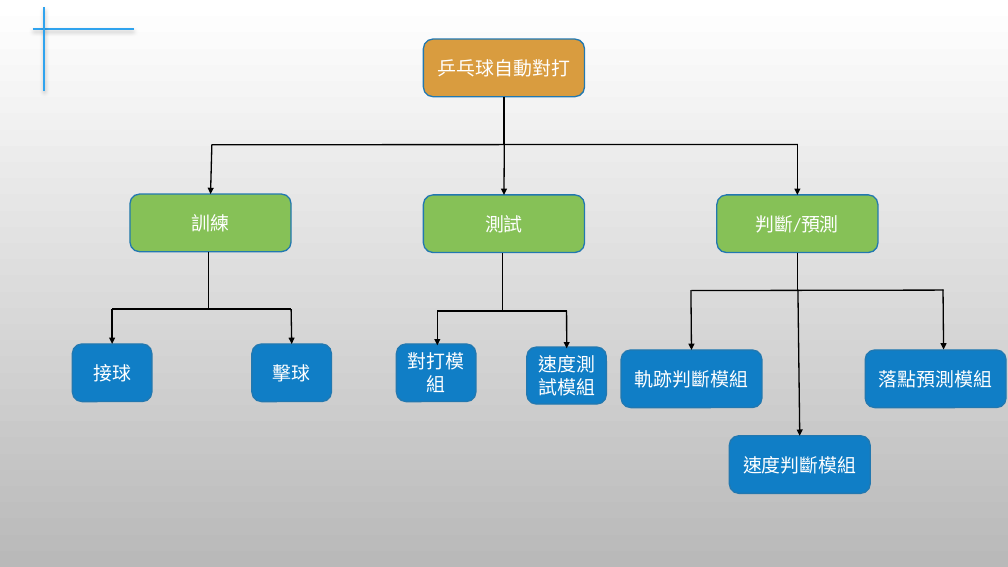
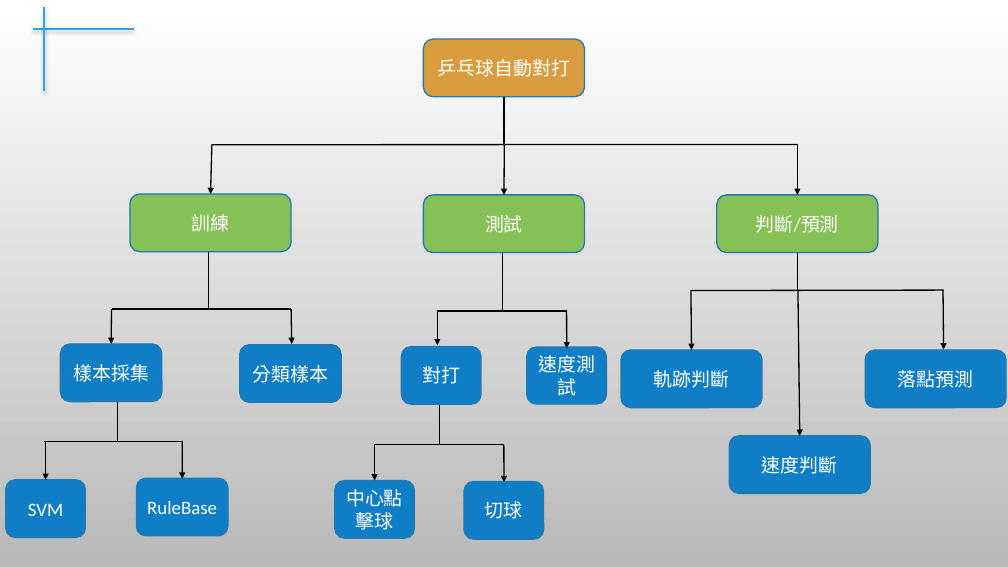
Before and after one commit to liang1127/Liang1127ML, a slide deck: slide 6 of HW5/機器學習實作乒乓球-專案管理.pptx. Drawn at 1008x567 pixels with LibreOffice and Linux fonts; fonts in the diff are those of the drawing; background and template pictures are left out. Boxes give left, top, right and bottom in pixels: in the first picture for what was removed or moved away, otherwise in the second. Text is boxed around its words. In the diff, an @@ line names an element or a change of style, - is before the commit and + after.

```diff
--- a/HW5/機器學習實作乒乓球-專案管理.pptx
+++ b/HW5/機器學習實作乒乓球-專案管理.pptx
@@ rounded rectangle "樣本採集": place and size @@
-rounded rectangle "樣本採集" at <box>73,344,152,402</box>
+rounded rectangle "樣本採集" at <box>60,344,162,402</box>
@@ rounded rectangle added at <box>240,345,341,402</box>, fill #107EC6, outline #2379B0 1.25 pt, 18 pt, text #FFFFFF @@
+分類樣本
@@ rounded rectangle removed at <box>252,344,331,402</box> @@
-擊球
@@ rounded rectangle "對打": place and size @@
-rounded rectangle "對打" at <box>396,344,476,402</box>
+rounded rectangle "對打" at <box>402,346,481,404</box>
@@ text in rounded rectangle at <box>538,355,595,396</box>: text changed @@
-速度測試模組
+速度測試
@@ text in rounded rectangle at <box>73,364,149,382</box>: text changed @@
-接球
+樣本採集
@@ text in rounded rectangle at <box>422,366,460,384</box>: text changed @@
-對打模組
+對打
@@ text in rounded rectangle at <box>654,370,730,388</box>: text changed @@
-軌跡判斷模組
+軌跡判斷
@@ text in rounded rectangle at <box>898,370,974,388</box>: text changed @@
-落點預測模組
+落點預測
@@ line added from (118, 402) to (118, 442), #000000 1.25 pt @@
@@ line added from (439, 405) to (439, 445), #000000 1.25 pt @@
@@ arrow added from (45, 441) to (45, 480), #000000 1.25 pt @@
@@ line added from (45, 442) to (182, 442), #000000 1.25 pt @@
@@ arrow added from (182, 441) to (182, 479), #000000 1.25 pt @@
@@ arrow added from (374, 445) to (374, 481), #000000 1.25 pt @@
@@ line added from (374, 445) to (504, 445), #000000 1.25 pt @@
@@ arrow added from (504, 445) to (504, 482), #000000 1.25 pt @@
@@ rounded rectangle added at <box>136,479,228,536</box>, fill #107EC6, outline #2379B0 1.25 pt, 18 pt, text #FFFFFF @@
+RuleBase
@@ text in rounded rectangle at <box>762,456,838,474</box>: text changed @@
-速度判斷模組
+速度判斷
@@ rounded rectangle added at <box>6,480,85,538</box>, fill #107EC6, outline #2379B0 1.25 pt, 18 pt, text #FFFFFF @@
+SVM
@@ rounded rectangle added at <box>335,481,414,538</box>, fill #107EC6, outline #2379B0 1.25 pt, 18 pt, text #FFFFFF @@
+中心點擊球
@@ rounded rectangle added at <box>464,482,544,539</box>, fill #107EC6, outline #2379B0 1.25 pt, 18 pt, text #FFFFFF @@
+切球
```
